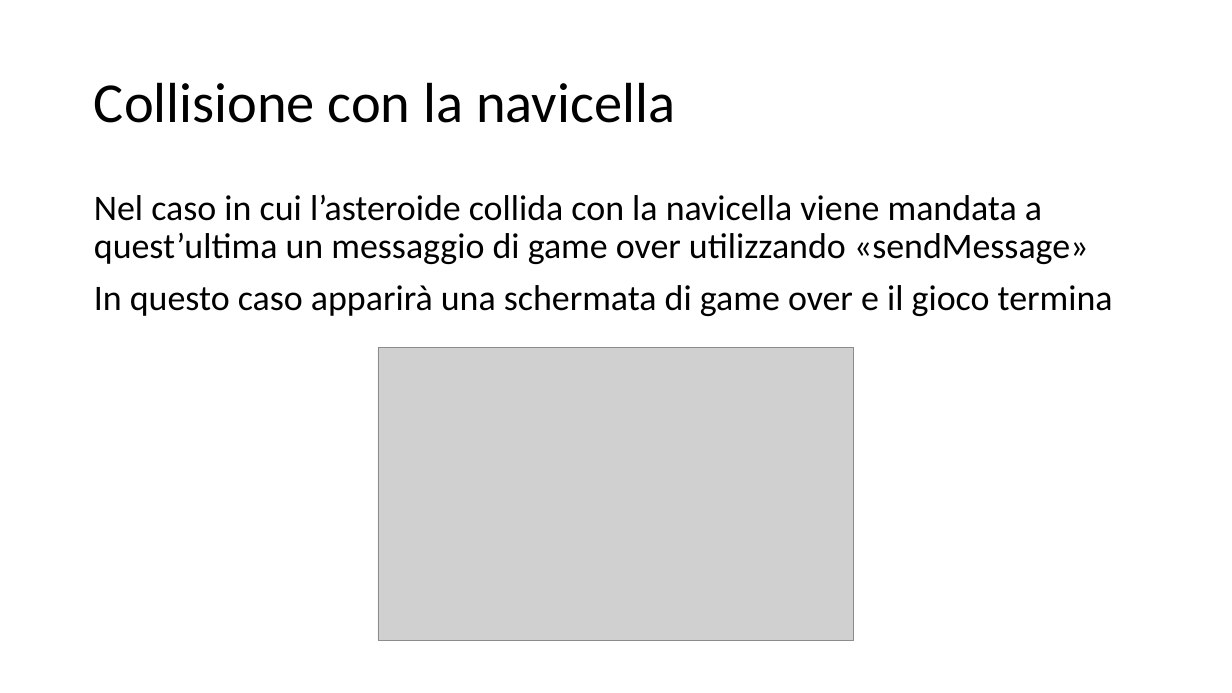
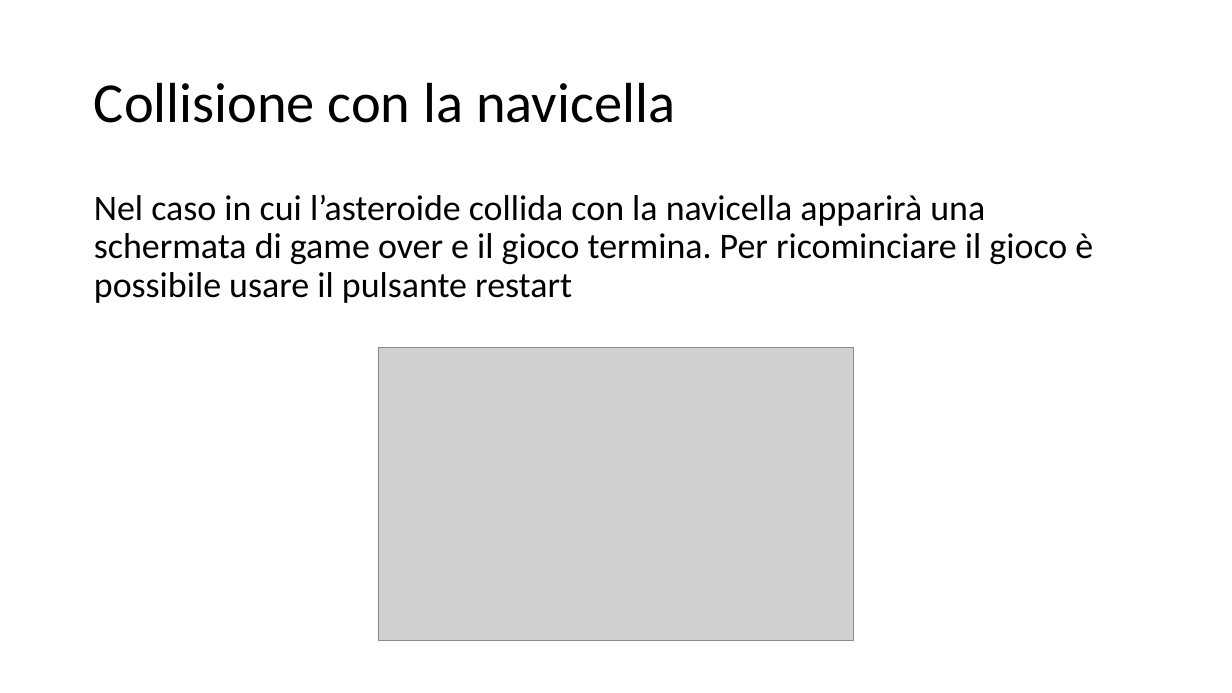
Before and after one commit to Lucio8493/Don-tDie, a slide deck: slide 24 of Progetto sistemi.pptx. Drawn at 1232x693 pixels with LibreOffice and Linux fonts; fonts in the diff are those of the drawing; grey boxes stand for pictures. Boxes give left, top, right and bottom in pixels: in the first picture for what was removed or moved away, otherwise in the second. Text is boxed around its words. In the diff, an @@ line names an element or a change of style, - is before the commit and + after.

Commit message:
modifica slide

```diff
--- a/Progetto sistemi.pptx
+++ b/Progetto sistemi.pptx
@@ text at [94, 194, 1093, 303]: text changed @@
-Nel caso in cui l’asteroide collida con la navicella viene mandata a quest’ultima un messaggio di game over utilizzando «sendMessage»
-In questo caso apparirà una schermata di game over e il gioco termina
+Nel caso in cui l’asteroide collida con la navicella apparirà una schermata di game over e il gioco termina. Per ricominciare il gioco è possibile usare il pulsante restart
```
